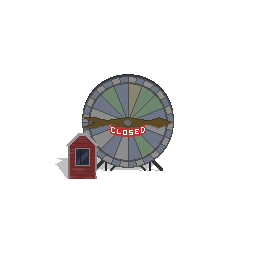
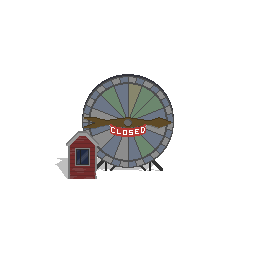
Two versions of the same layered image (256px x 256px). Layer-by-layer changes:
painted on "Layer 7" over [66, 131, 99, 145]
